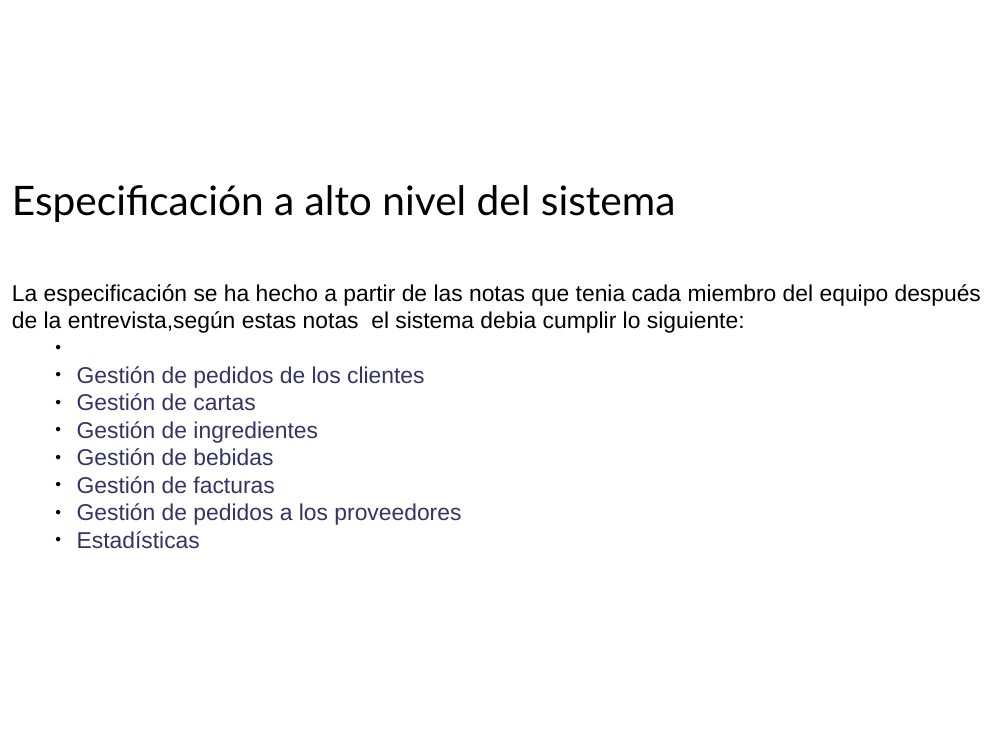
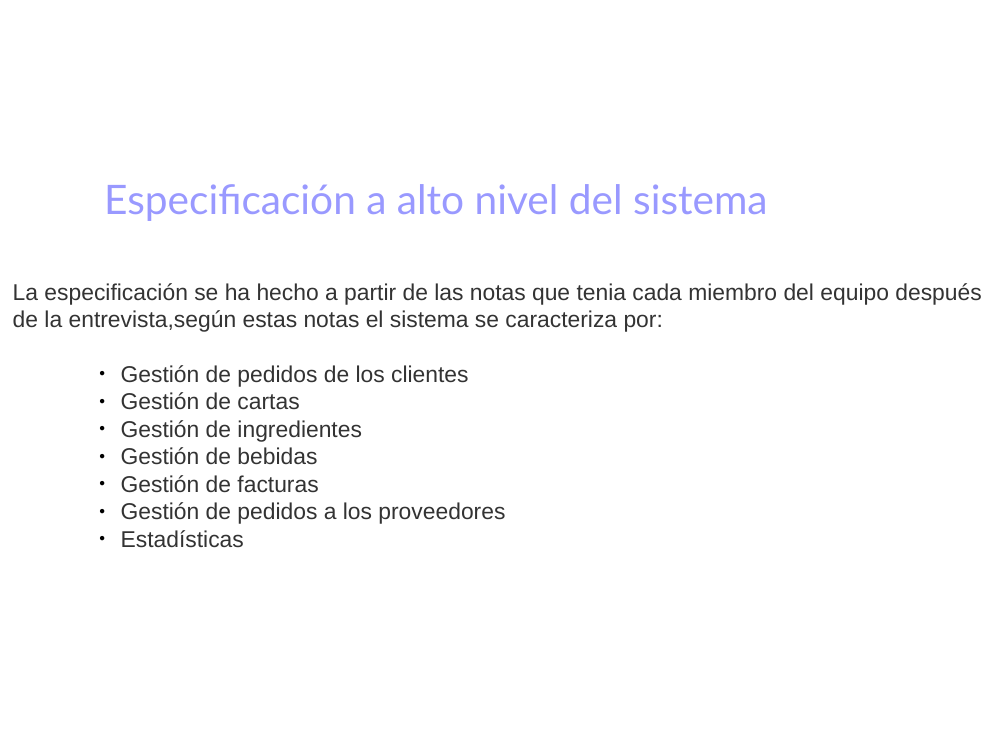
Before and after one commit to danoco78/touchteam, a slide deck: slide 2 of 1_iteracion/Planificación/InformacionPresentacion/[nabil] Presentación.odp. Drawn at 1008x756 pixels with LibreOffice and Linux fonts; fonts in the diff are those of the drawing; background and template pictures are left out. Boxes give left, top, right and bottom in pixels: in the first picture for what was removed or moved away, otherwise in the second. Text is boxed around its words. In the diff, an @@ line names an element or a change of style, - is before the commit and + after.

```diff
--- a/1_iteracion/Planificación/InformacionPresentacion/[nabil] Presentación.odp
+++ b/1_iteracion/Planificación/InformacionPresentacion/[nabil] Presentación.odp
@@ text at [104, 184, 768, 548]: text colour #000000 to #9999FF in "Especificación a alto nivel del sistema"; text colour #333366 to #333333 in "Gestión de pedidos de los clientes", "Gestión de cartas", "Gestión de ingredientes", "Gestión de bebidas" and 3 more places; list level 3 to 5 in "Gestión de pedidos de los ..."; list level 3 to 5 in "Gestión de cartas"; list level 3 to 5 in "Gestión de ingredientes"; list level 3 to 5 in "Gestión de bebidas"; list level 3 to 5 in "Gestión de facturas"; list level 3 to 5 in "Gestión de pedidos a los ..."; list level 3 to 5 in "Estadísticas" @@
@@ text at [13, 283, 981, 332]: text changed; text colour #000000 to #333333 @@
-La especificación se ha hecho a partir de las notas que tenia cada miembro del equipo después de la entrevista,según estas notas el sistema debia cumplir lo siguiente:
+La especificación se ha hecho a partir de las notas que tenia cada miembro del equipo después de la entrevista,según estas notas el sistema se caracteriza por:
```
Also in this commit, not shown: 2 other slides changed, 1 slide added, 1 slide removed.
